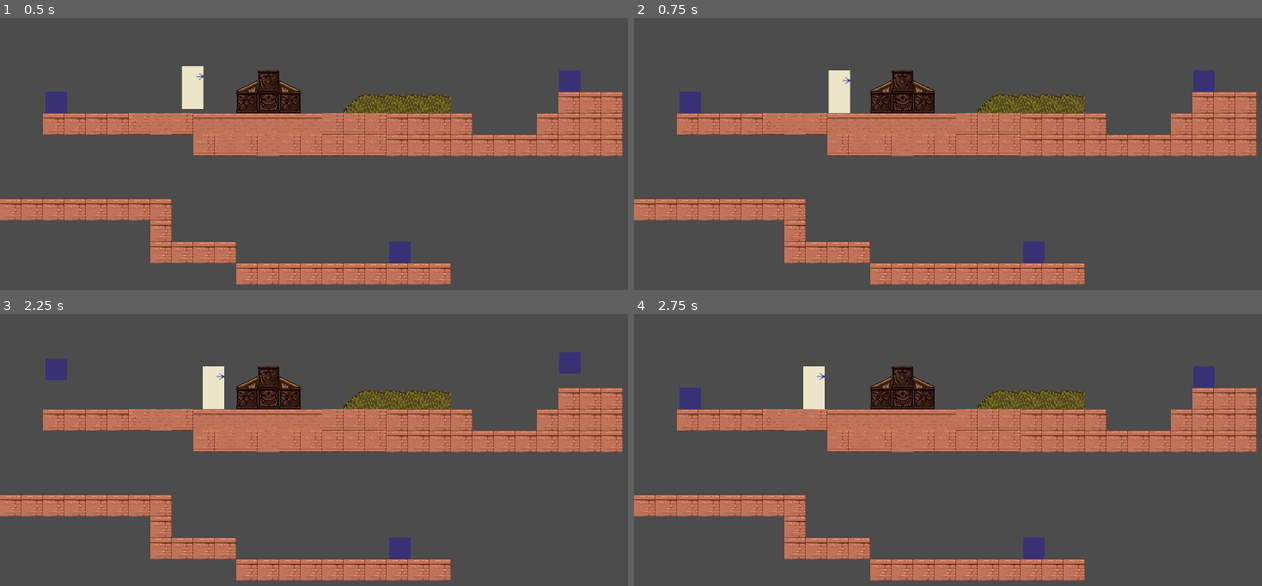
Above: before the commit, frames 1-4 (two rows, left to right).
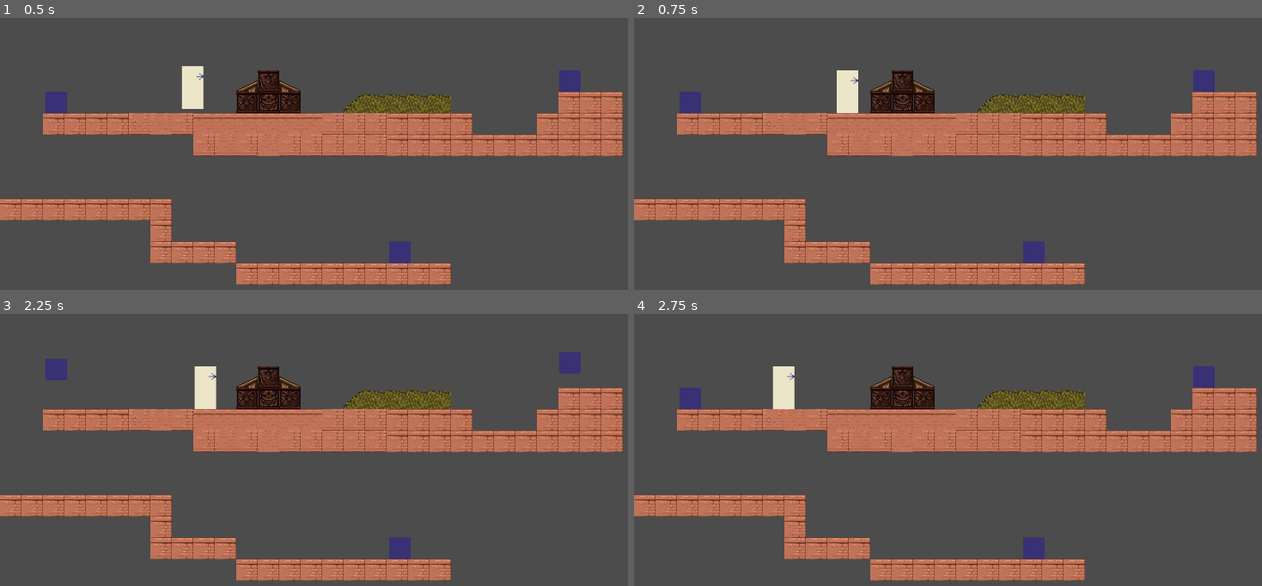
Above: after the commit, the same moments.

Repository: sbieser/godot_testing
Game: Godot game, scene res://Main.tscn
Same seed, same stepped clock (60 frames per second), same inputs: the game is played once before the commit and once after it.
Inputs:
- Up to frame 1 (0.5 s): no input
- Up to frame 2 (0.75 s): hold Right (ui_right) from 0.53 s (still down); hold Shift (ui_shift) from 0.53 s (still down)
- Up to frame 3 (2.25 s): tap Space (ui_select) at 0.77, 1.52 s; release Shift (ui_shift) at 1.28 s; tap Shift (ui_shift) at 1.35 s; release Right (ui_right) at 2.03 s; hold Left (ui_left) from 2.03 s (still down); hold Shift (ui_shift) from 2.03 s (still down)
- Up to frame 4 (2.75 s): keep holding Left (ui_left); keep holding Shift (ui_shift)

Frame 1 is identical in both runs. In frame 2, 0.4% of the frame differs, in the area x 30-36%, y 19-36%; in frame 3, 0.4%; in frame 4, 1.1%, in the area x 22-31%, y 19-36%.

Commit message:
more work on the movement

Diff:
--- a/Player.gd
+++ b/Player.gd
@@ -26,6 +26,7 @@
 
 #new better variables?
 #var prev_velocity #not working very well, will have to come back to this
+var cur_speed
 
 func _ready():
 	# Called every time the node is added to the scene.
@@ -106,6 +107,9 @@
 			get_node("AttackArea/CollisionShape2D").position = Vector2(33,-16)
 
 
+
+
+
 func handle_input():
 	print(str(state))
 	#set velocity to 0 initially
@@ -124,17 +128,17 @@
 	var down = Input.is_action_pressed("ui_down")
 	var x = Input.is_action_pressed("ui_x") #
 	var z = Input.is_action_pressed("ui_z") # a button for run
-	var shift = Input.is_action_just_pressed("ui_shift")
+	var shift = Input.is_action_pressed("ui_shift")
 
 	match state:
 		IDLE:
 			if right:
-				velocity.x += walk_speed
+				velocity.x += cur_speed
 				state = WALK
 				#change_direction()
 				#change_state(WALK)
 			if left:
-				velocity.x -= walk_speed
+				velocity.x -= cur_speed
 				state = WALK
 				#change_direction()
 				#change_state(WALK)
@@ -142,58 +146,37 @@
 				state = JUMP
 				velocity.y = jump_speed
 		WALK:
-			#if shift:
-			#	state = RUN
-			#	continue
-			if right:
-				velocity.x += walk_speed
+			if shift:
+				state = RUN
+				#continue
+			if right:
+				velocity.x += cur_speed
 			if left:
-				velocity.x -= walk_speed
+				velocity.x -= cur_speed
 			if z:
 				state = JUMP
 				velocity.y = jump_speed
 			if velocity.x == 0:
-				print("here")
 				state = IDLE
 		JUMP:
 			if right:
-				velocity.x += walk_speed
+				velocity.x += cur_speed
 			elif left:
-				velocity.x -= walk_speed
-			#match facing:
-			#	RIGHT_FACING:
-			#		if right:
-			#			velocity.x += walk_speed
-			#		elif left:
-			#			velocity.x = prev_velocity.x - 10
-			#			if velocity.x < 0:
-			#				velocity.x = 0
-			#	LEFT_FACING:
-			#		if right:
-			#			velocity.x = prev_velocity.x + 10
-			#			if velocity.x > 0:
-			#				velocity.x = 0
-			#		elif left:
-			#			velocity.x -= walk_speed
+				velocity.x -= cur_speed
 		RUN:
 			if right:
-				velocity.x += (2 * walk_speed)
+				velocity.x += cur_speed
 			if left:
-				velocity.x -= (2 * walk_speed)
+				velocity.x -= cur_speed
 			if !shift:
+				#state = WALK
 				if velocity.x != 0:
 					state = WALK
 				else:
 					state = IDLE
-	#if velocity.x != 0:
-	#	prev_velocity = velocity
-
-	#print(str(velocity.x))
-	#change_direction()
-	#if facing == LEFT_FACING:
-	#	print("facing left")
-	#lif facing == RIGHT_FACING:
-	#	print("facing right")
+			if z:
+				state = JUMP
+				velocity.y = jump_speed
 
 func get_input():
 	if attacking || state == STUNNED || state == STUNNED_IDLE:
@@ -242,8 +225,17 @@
 	elif state == WALK or state == CROUCH or state == CROUCH_WALK or state == RUN:
 		change_state(IDLE)
 
+func handle_speed():
+	var shift = Input.is_action_pressed("ui_shift")
+
+	if shift:
+		cur_speed = run_speed
+	else:
+		cur_speed = walk_speed
+
 func _process(delta):
 	#get_input()
+	handle_speed()
 	handle_input()
 	if new_anim != anim:
 		anim = new_anim
